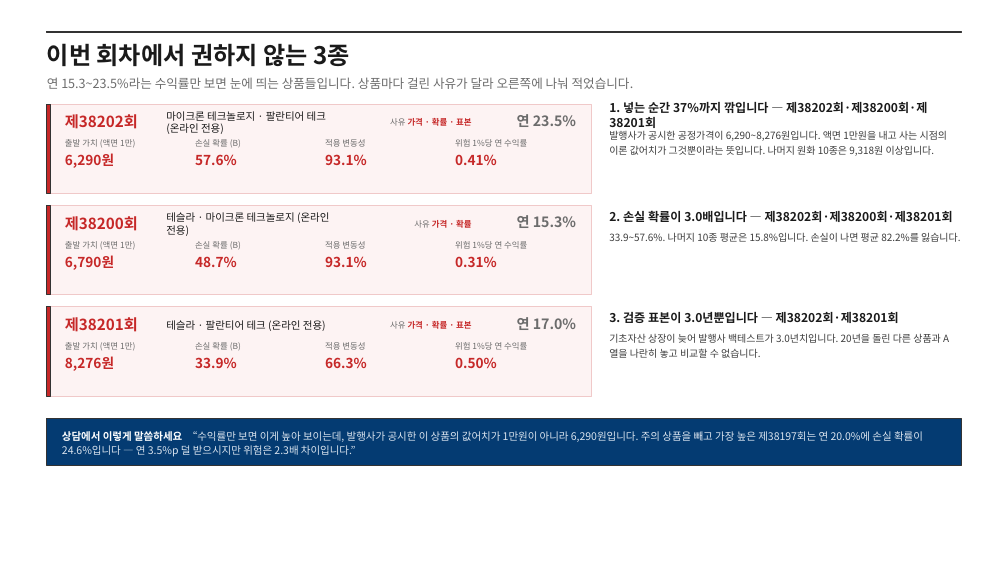
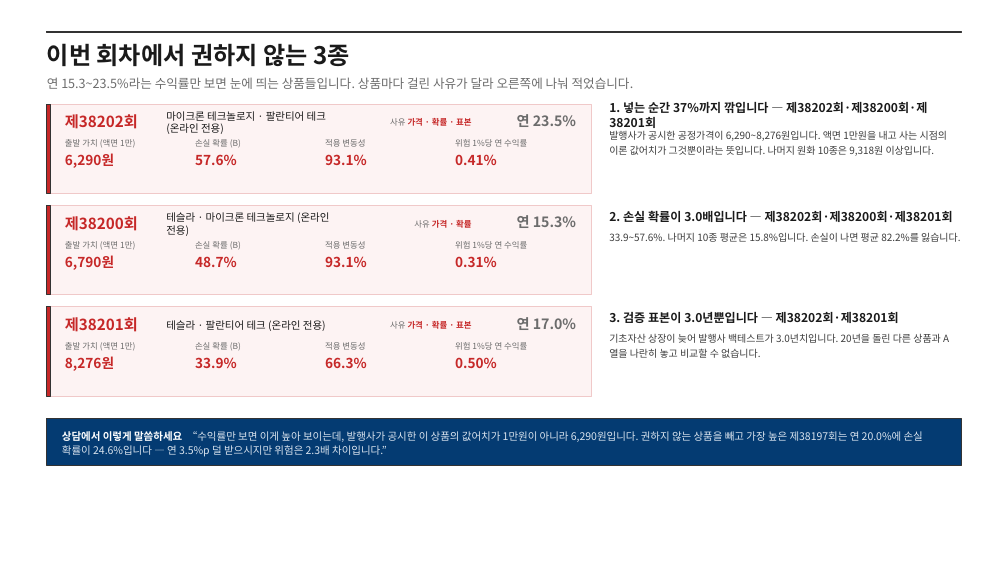
Before and after one commit to hanaroline/work_1, a slide deck: slide 6 of els-sales-deck.pptx. Drawn at 1008x567 pixels with LibreOffice and Linux fonts; fonts in the diff are those of the drawing. Boxes give left, top, right and bottom in pixels: in the first picture for what was removed or moved away, otherwise in the second. Text is boxed around its words. In the diff, an @@ line names an element or a change of style, - is before the commit and + after.

```diff
--- a/els-sales-deck.pptx
+++ b/els-sales-deck.pptx
@@ text at (x1=62, y1=431, x2=923, y2=457): text changed @@
-상담에서 이렇게 말씀하세요 “수익률만 보면 이게 높아 보이는데, 발행사가 공시한 이 상품의 값어치가 1만원이 아니라 6,290원입니다. 주의 상품을 빼고 가장 높은 제38197회는 연 20.0%에 손실 확률이 24.6%입니다 — 연 3.5%p 덜 받으시지만 위험은 2.3배 차이입니다.”
+상담에서 이렇게 말씀하세요 “수익률만 보면 이게 높아 보이는데, 발행사가 공시한 이 상품의 값어치가 1만원이 아니라 6,290원입니다. 권하지 않는 상품을 빼고 가장 높은 제38197회는 연 20.0%에 손실 확률이 24.6%입니다 — 연 3.5%p 덜 받으시지만 위험은 2.3배 차이입니다.”
```
Also in this commit, not shown: 2 other slides changed, 16 other files.
